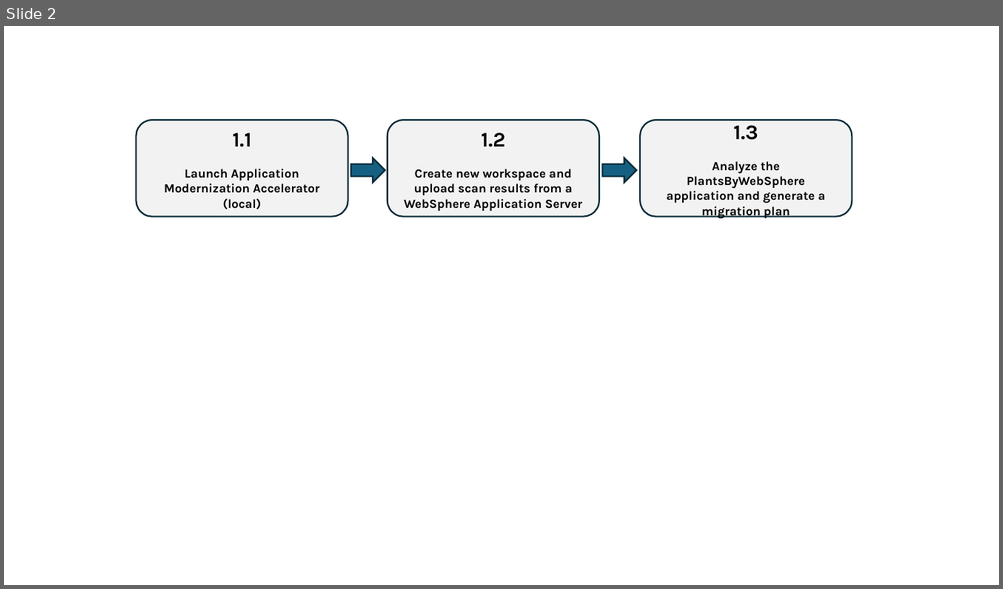
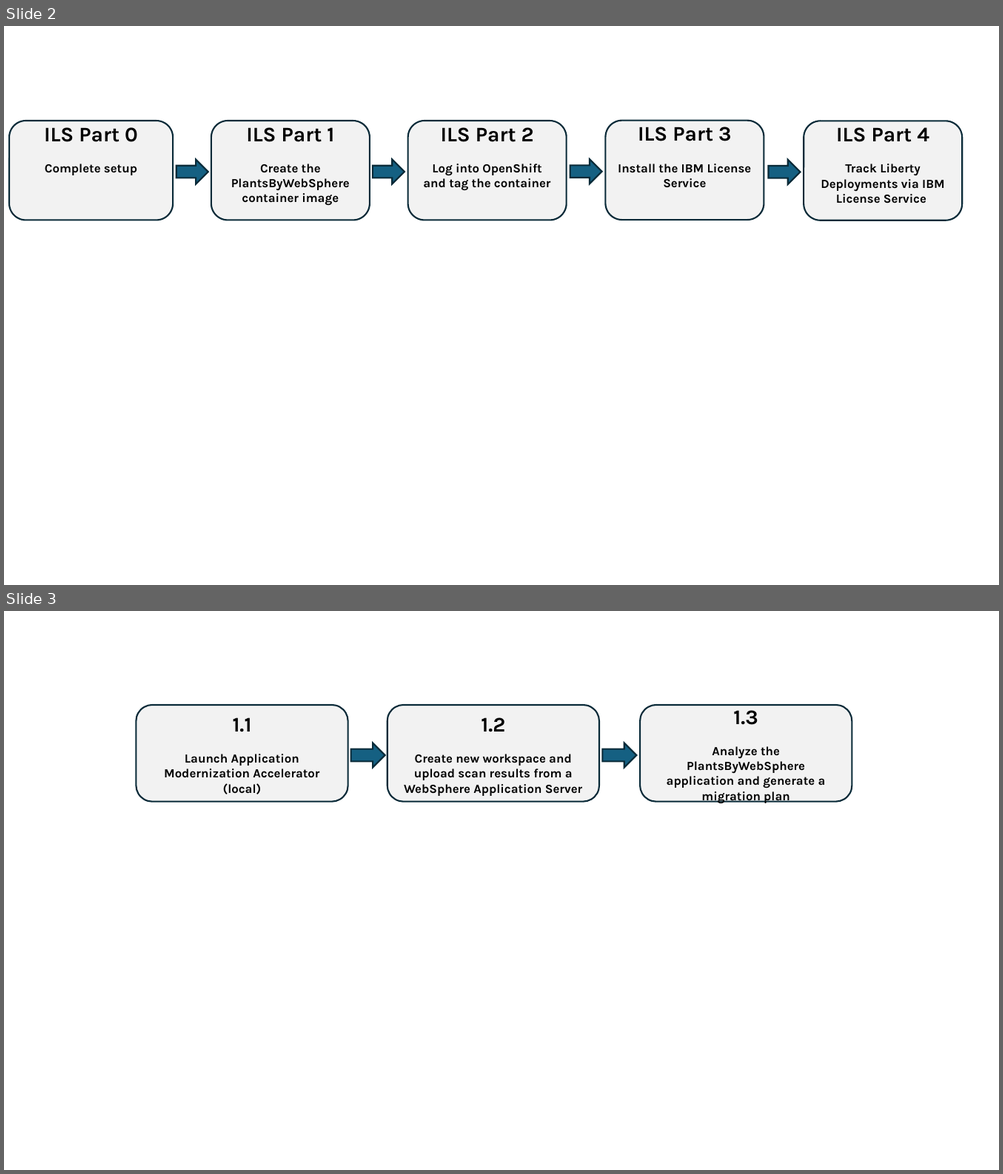
Before and after one commit to LarsBesselmann/LibertyGettingStarted-2026-OCP-Lab, a slide deck: images/media/Steps.pptx. Shown one above the other, each under a label of ours: slide 2 before the commit, slides 2 and 3 after it. The pictures are 1003x589 and 1003x1174 pixels, drawn with LibreOffice and Linux fonts; fonts in the diff are those of the drawing. Boxes give left, top, right and bottom in pixels: in the first picture for what was removed or moved away, otherwise in the second. Text is boxed around its words. In the diff, an @@ line names an element or a change of style, - is before the commit and + after.

```diff
--- a/images/media/Steps.pptx
+++ b/images/media/Steps.pptx
@@ slide 2 added at box(4, 26, 999, 585), background #FFFFFF @@
@@ rounded rectangle added at box(9, 121, 173, 220), fill #F2F2F2, outline #092A39 1.5 pt, 12 pt, text #000000, bold @@
+ILS Part 0
+Complete setup
@@ rounded rectangle added at box(211, 121, 370, 220), fill #F2F2F2, outline #092A39 1.5 pt, 12 pt, text #000000, bold @@
+ILS Part 1
+Create the PlantsByWebSphere container image
@@ rounded rectangle added at box(407, 121, 566, 220), fill #F2F2F2, outline #092A39 1.5 pt, 12 pt, text #000000, bold @@
+ILS Part 2
+Log into OpenShift and tag the container
@@ rounded rectangle added at box(606, 121, 763, 220), fill #F2F2F2, outline #092A39 1.5 pt, 12 pt, text #000000, bold @@
+ILS Part 3
+Install the IBM License Service
@@ rounded rectangle added at box(804, 121, 962, 220), fill #F2F2F2, outline #092A39 1.5 pt, 12 pt, text #000000, bold @@
+ILS Part 4
+Track Liberty Deployments via IBM License Service
@@ right arrow added at box(176, 159, 208, 184), fill #156082, outline #092A39 1.5 pt @@
@@ right arrow added at box(373, 159, 404, 184), fill #156082, outline #092A39 1.5 pt @@
@@ right arrow added at box(570, 159, 603, 184), fill #156082, outline #092A39 1.5 pt @@
@@ right arrow added at box(768, 159, 800, 184), fill #156082, outline #092A39 1.5 pt @@
@@ what was slide 2 is now slide 3 @@
```
Also in this commit, not shown: 1 slide changed, 1 other slide added, 4 other files.
